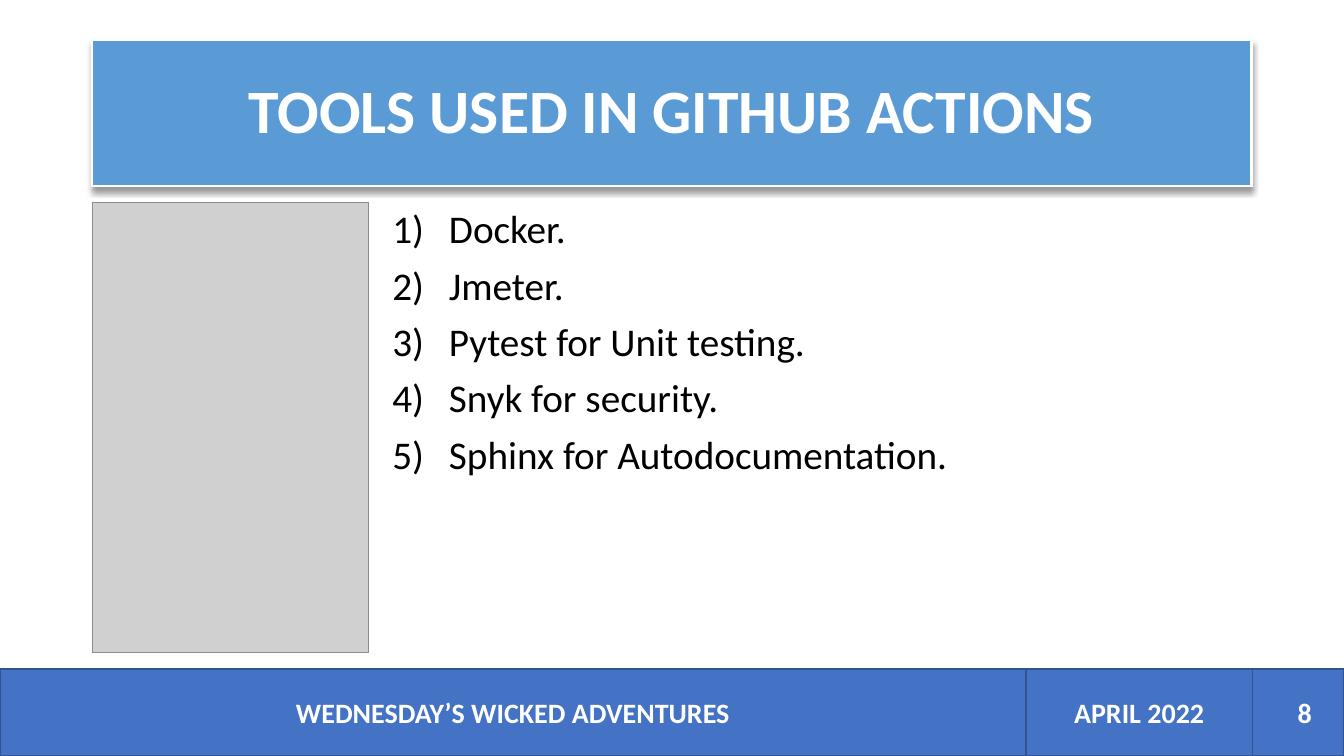
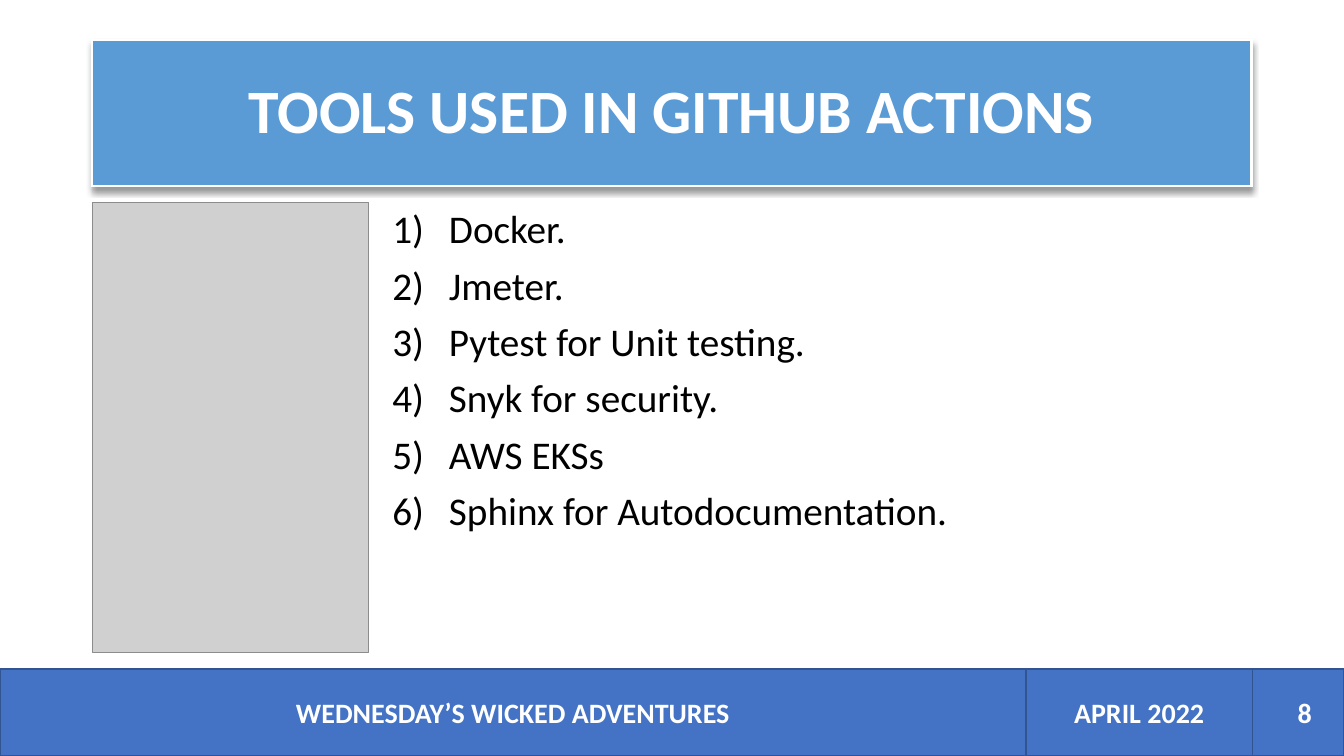
Before and after one commit to devopslecturer/awmsc2022, a slide deck: slide 8 of Wicked Adventures.pptx. Drawn at 1344x756 pixels with LibreOffice and Linux fonts; fonts in the diff are those of the drawing; grey boxes stand for pictures. Boxes give left, top, right and bottom in pixels: in the first picture for what was removed or moved away, otherwise in the second. Text is boxed around its words. In the diff, an @@ line names an element or a change of style, - is before the commit and + after.

Commit message:
Github workflow updated, ppt updated, app.py updated, script.js updated

```diff
--- a/Wicked Adventures.pptx
+++ b/Wicked Adventures.pptx
@@ text at (x1=449, y1=443, x2=604, y2=470): paragraph added @@
+5) AWS EKSs
```
Also in this commit, not shown: 4 slides added, 8 other files.
